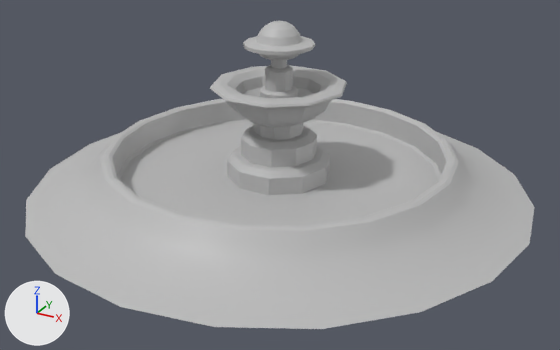
What one commit did to the FBX model prototype3/Reboot/scenes/Environment/Fountain.fbx.
Before and after are seen from a 50 mm camera at (2.35, -4.28, 2.22) aimed at (0.09, -0.16, 0.17). Lighting does not change. The marker at lower left points along +X, +Y and +Z. Where no turn or scale is listed for an object, it has been applied to the vertices.
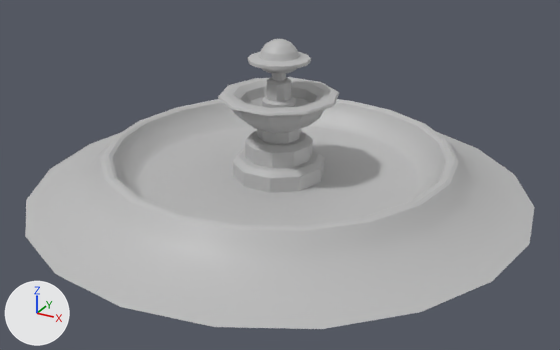
Where the newer file only moved an object's origin or applied its transform, the numbers keep the older frame.

Location of each change, [x1, y1, x2, y2] in pixels of the pictures (560 x 350 px):
```json
{"object": "pCylinder2", "change": "mesh rescaled", "before": [227, 123, 330, 195], "after": [233, 129, 325, 193], "on screen": "11% narrower, 11% shorter"}
{"object": "pCylinder3", "change": "deleted", "before": [210, 65, 347, 127]}
{"object": "polySurface3", "change": "added", "after": [218, 77, 339, 133]}
{"object": "pSphere1", "change": "deleted", "before": [243, 21, 315, 60]}
{"object": "polySurface1", "change": "added", "after": [248, 39, 311, 74]}
{"object": "pCylinder4", "change": "deleted", "before": [260, 60, 298, 98]}
{"object": "polySurface2", "change": "added", "after": [262, 73, 296, 108]}
{"part": 1, "of": "me_mesh", "change": "built on", "before": [117, 119, 441, 224], "after": [115, 107, 444, 224]}
```

Edits to the scene script, one JSON object a line:
```json
{"block": "me_mesh", "where": "# used by ob_pcylinder1; location = (0.0, -0.01, 0.145)"}
{"op": "remove", "block": "me_mesh", "code": "me_mesh.from_pydata(...)  # 262 vertices, 280 faces; spans x -1.69..1.69, y -1.69..1.69, z -0.15..0.15"}
{"op": "add", "block": "me_mesh", "code": "me_mesh.from_pydata(...)  # 342 vertices, 360 faces; spans x -1.69..1.69, y -1.69..1.69, z -0.15..0.15"}
{"block": "me_mesh", "change": "me_mesh part 1"}
{"block": "me_mesh", "change": "20 faces are deleted"}
{"block": "me_mesh", "change": "40 vertices move from x -1.11..1.11, y -1.11..1.11, z -0.05..-0.03 to x -1.09..1.09, y -1.09..1.09, z -0.04..0.1"}
{"block": "me_mesh", "change": "80 vertices are added at x -1.07..1.07, y -1.07..1.07, z -0.03..0.06"}
{"block": "me_mesh", "change": "100 new faces join them"}
{"block": "me_mesh_001", "where": "me_mesh_001.from_pydata(...)  # 82 vertices, 90 faces; spans x -0.352..0.352, y -0.335..0.335, z -0.086..0.314"}
{"block": "me_mesh_001", "where": "# used by ob_pcylinder2; location = (0.0, -0.013, 0.186)"}
{"block": "me_mesh_001", "change": "me_mesh_001 part 2: the whole mesh is scaled about its middle by 0.891, then moved by (0.0, 0.0, -0.023)"}
{"op": "add", "block": "me_mesh_003_1", "code": ["me_mesh_003_1 = bpy.data.meshes.new('Mesh.003')", "me_mesh_003_1.from_pydata(...)  # 152 vertices, 160 faces; spans x -0.401..0.402, y -0.393..0.37, z 0.446..0.67", "me_mesh_003_1.materials.append(mat_lambert1)  # grey #bcbcbc"]}
{"op": "add", "block": "me_mesh_001_1", "code": ["me_mesh_001_1 = bpy.data.meshes.new('Mesh.001')", "me_mesh_001_1.from_pydata(...)  # 127 vertices, 133 faces; spans x -0.204..0.204, y -0.207..0.19, z 0.823..1.023", "me_mesh_001_1.materials.append(mat_lambert1)  # grey #bcbcbc"]}
{"op": "add", "block": "me_mesh_002_1", "code": ["me_mesh_002_1 = bpy.data.meshes.new('Mesh.002')", "me_mesh_002_1.from_pydata(...)  # 82 vertices, 90 faces; spans x -0.113..0.113, y -0.119..0.096, z 0.506..0.833", "me_mesh_002_1.materials.append(mat_lambert1)  # grey #bcbcbc"]}
{"op": "remove", "block": "ob_pcylinder3", "code": ["ob_pcylinder3 = bpy.data.objects.new('pCylinder3', me_mesh_002)", "ob_pcylinder3.location = (0.0, -0.013, 0.651)"]}
{"op": "remove", "block": "ob_pcylinder4", "code": ["ob_pcylinder4 = bpy.data.objects.new('pCylinder4', me_mesh_003)", "ob_pcylinder4.location = (0.0, -0.013, 0.647)"]}
{"op": "remove", "block": "ob_psphere1", "code": ["ob_psphere1 = bpy.data.objects.new('pSphere1', me_mesh_004)", "ob_psphere1.location = (0.0, -0.01, 0.999)"]}
{"op": "add", "block": "ob_polysurface3", "code": ["ob_polysurface3 = bpy.data.objects.new('polySurface3', me_mesh_003_1)", "ob_polysurface3.location = (0.0, -0.001, 0.01)"]}
{"op": "add", "block": "ob_polysurface1", "code": ["ob_polysurface1 = bpy.data.objects.new('polySurface1', me_mesh_001_1)", "ob_polysurface1.location = (0.0, -0.001, 0.01)"]}
{"op": "add", "block": "ob_polysurface2", "code": ["ob_polysurface2 = bpy.data.objects.new('polySurface2', me_mesh_002_1)", "ob_polysurface2.location = (0.0, -0.001, 0.01)"]}
```
